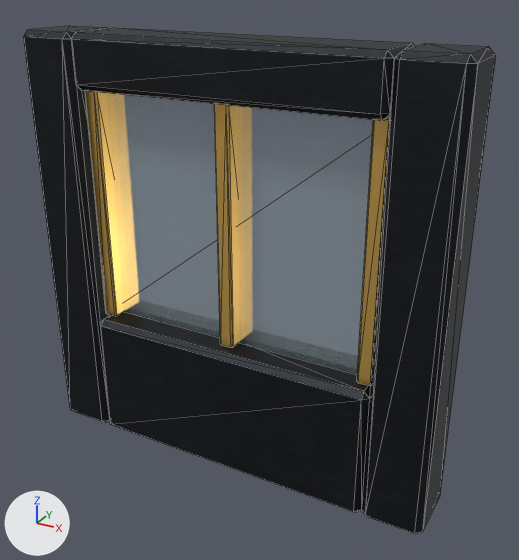
A saved change to the glTF model assets/terra/blocks/models/train_cab_wall_front.gltf.
Rendered twice from a 50 mm lens placed at (1.272, -1.371, 1.133), pointed at (0.552, -0.062, 0.478). The lights are fixed; the arrows at lower left show +X, +Y and +Z. The older version comes first. Mesh edges are drawn as thin lines. Vertices at exactly the same position are counted once.
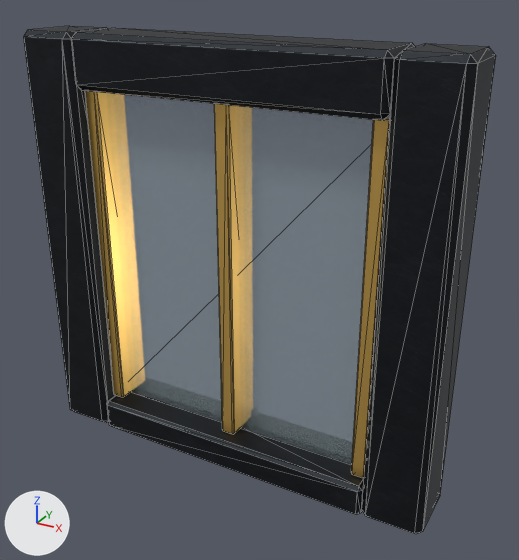
Boxes (x1, y1, x2, y2) around the edits, measured in the pictures (519 x 560 px; the box of a moved part takes in the faces that stretch with it):
part 1 of me_mesh_0, added
    after: (107, 392, 364, 515)
part 2 of me_mesh_0, moved or reshaped
    before: (85, 91, 390, 512)
    after: (85, 91, 390, 478)
part 3 of me_mesh_0, moved or reshaped
    before: (214, 104, 240, 348)
    after: (214, 104, 241, 434)

The edits, one by one:
me_mesh_0 is used by ob_mesh_0; location (0.0, 0.0, 0.0).
Verts and faces of me_mesh_0; kept vertices keep their numbers, new ones are numbered from 316.
Before the commit, vertices of me_mesh_0: 124 (0.48, -0.121, 0.324) at pixel (220, 343), 127 (0.48, -0.029, 0.324), 128 (0.515, -0.029, 0.324), 131 (0.515, -0.121, 0.324) at pixel (233, 347), 132 (0.511, -0.029, 0.32).
Before the commit, vertices of me_mesh_0: 133 (0.511, -0.121, 0.32) at pixel (231, 348), 134 (0.484, -0.121, 0.32) at pixel (221, 345), 135 (0.484, -0.029, 0.32), 142 (0.511, -0.025, 0.324), 143 (0.484, -0.025, 0.324).
Before the commit, vertices of me_mesh_0: 144 (0.484, -0.125, 0.324) at pixel (220, 344), 145 (0.511, -0.125, 0.324) at pixel (230, 347).
me_mesh_0 had 316 vertices, 584 faces and spanned x 0.0..1.0, y -0.16..0.0, z 0.0..1.0.
me_mesh_0 now has 320 vertices, 584 faces and spans x 0.0..1.0, y -0.16..0.0, z 0.0..1.0.
me_mesh_0 part 1: a new loose piece of 24 vertices spanning x 0.14..0.86, y -0.16..0.0, z 0.0..0.08, in mat_train_black_iron.
Part 2, on me_mesh_0:
20 vertices are removed from x 0.14..0.86, y -0.16..0.0, z 0.0..0.32.
44 faces are deleted.
28 vertices in x 0.14..0.86, y -0.125..-0.025, z 0.32..0.324 move by (0.0, 0.0, -0.24).
Part 3, on me_mesh_0:
Vertices 124, 127, 128, 131 to 135, 142 to 145 move by (0.0, 0.0, -0.24).
